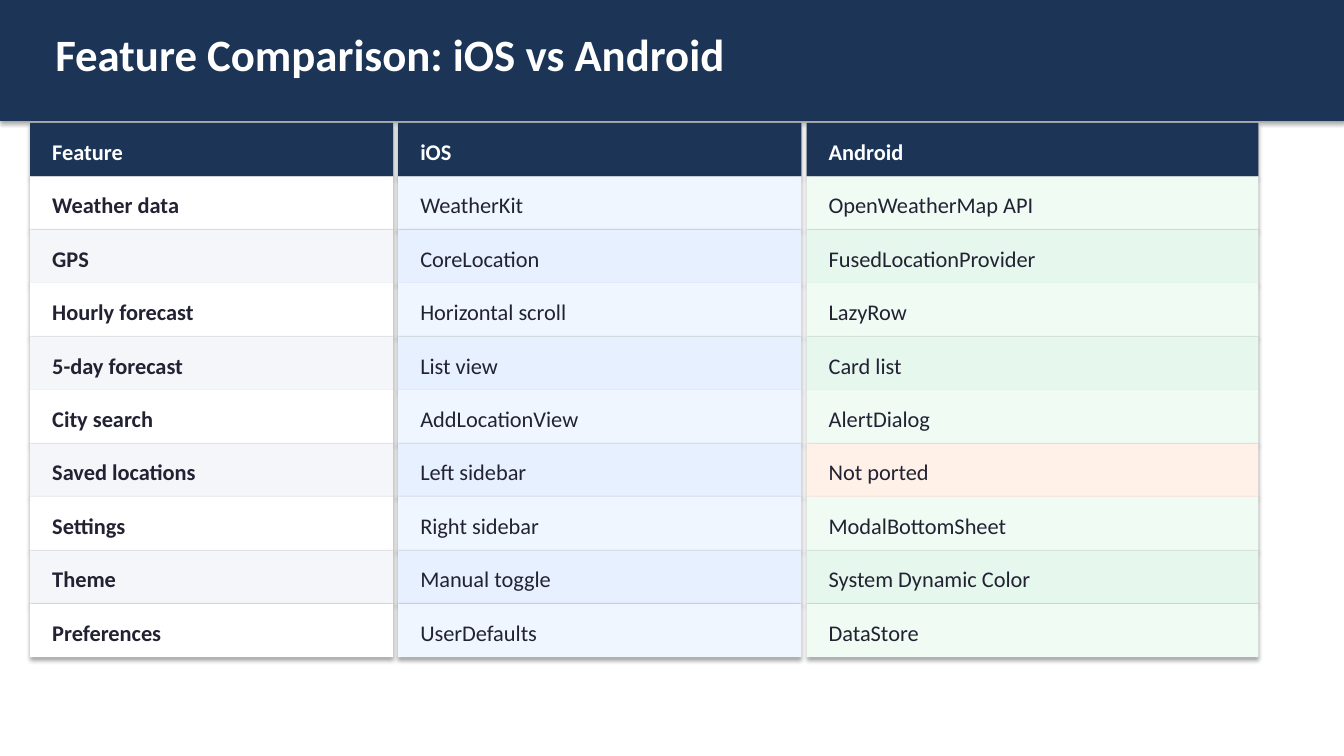
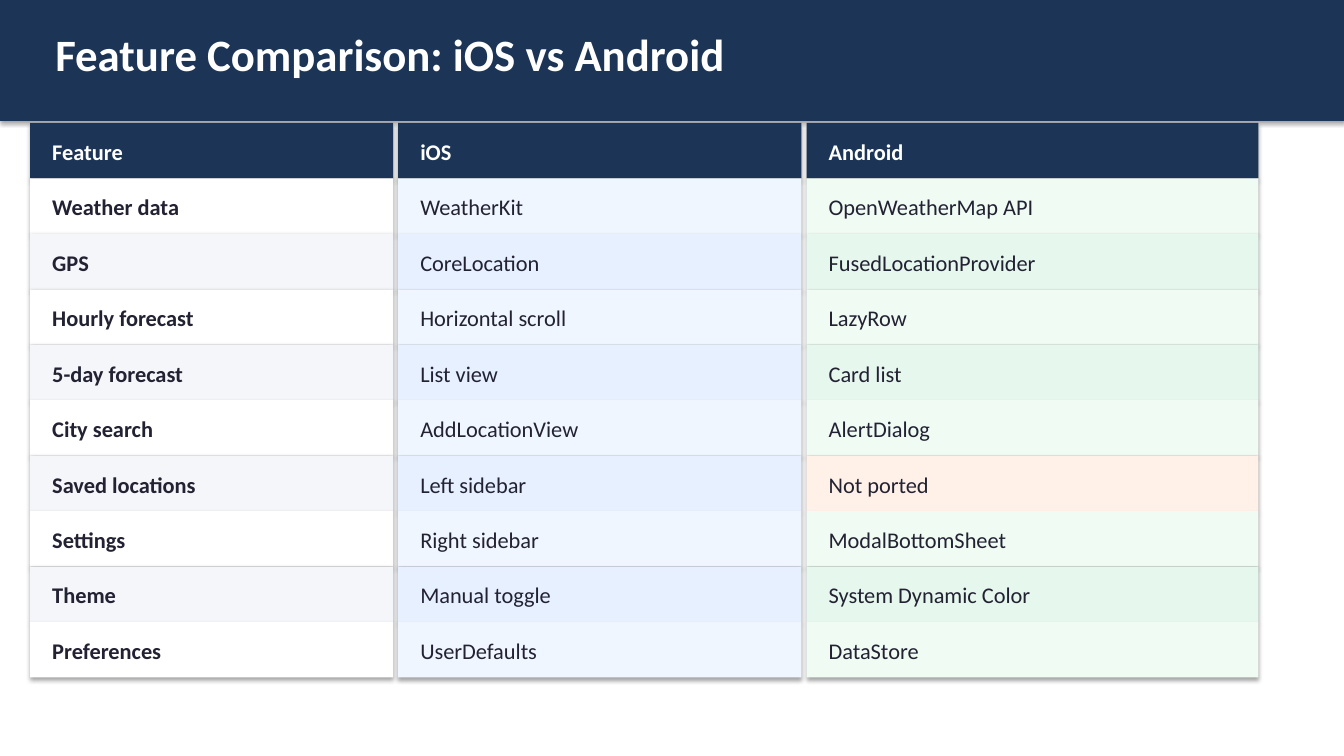
Before and after one commit to kis4-2026ss/projekt-bb-g1-toth-aichinger, a slide deck: slide 8 of docs/WeatheryApp_Presentation.pptx. Drawn at 1344x756 pixels with LibreOffice and Linux fonts; fonts in the diff are those of the drawing. Boxes give left, top, right and bottom in pixels: in the first picture for what was removed or moved away, otherwise in the second. Text is boxed around its words. In the diff, an @@ line names an element or a change of style, - is before the commit and + after.

```diff
--- a/docs/WeatheryApp_Presentation.pptx
+++ b/docs/WeatheryApp_Presentation.pptx
@@ 3 rectangles: place and size @@
-3 rectangles at (30, 176, 1258, 230)
+3 rectangles at (30, 178, 1258, 234)
@@ 6 texts, 6 rectangles: place and size @@
-6 texts, 6 rectangles at (30, 230, 1258, 337)
+6 texts, 6 rectangles at (30, 234, 1258, 345)
@@ 9 texts, 9 rectangles: place and size @@
-9 texts, 9 rectangles at (30, 337, 1258, 497)
+9 texts, 9 rectangles at (30, 345, 1258, 511)
@@ 6 texts, 6 rectangles: place and size @@
-6 texts, 6 rectangles at (30, 497, 1258, 604)
+6 texts, 6 rectangles at (30, 511, 1258, 622)
@@ 3 texts, 3 rectangles: place and size @@
-3 texts, 3 rectangles at (30, 604, 1258, 657)
+3 texts, 3 rectangles at (30, 622, 1258, 678)
```
Also in this commit, not shown: 3 other slides changed, 1 slide added.
